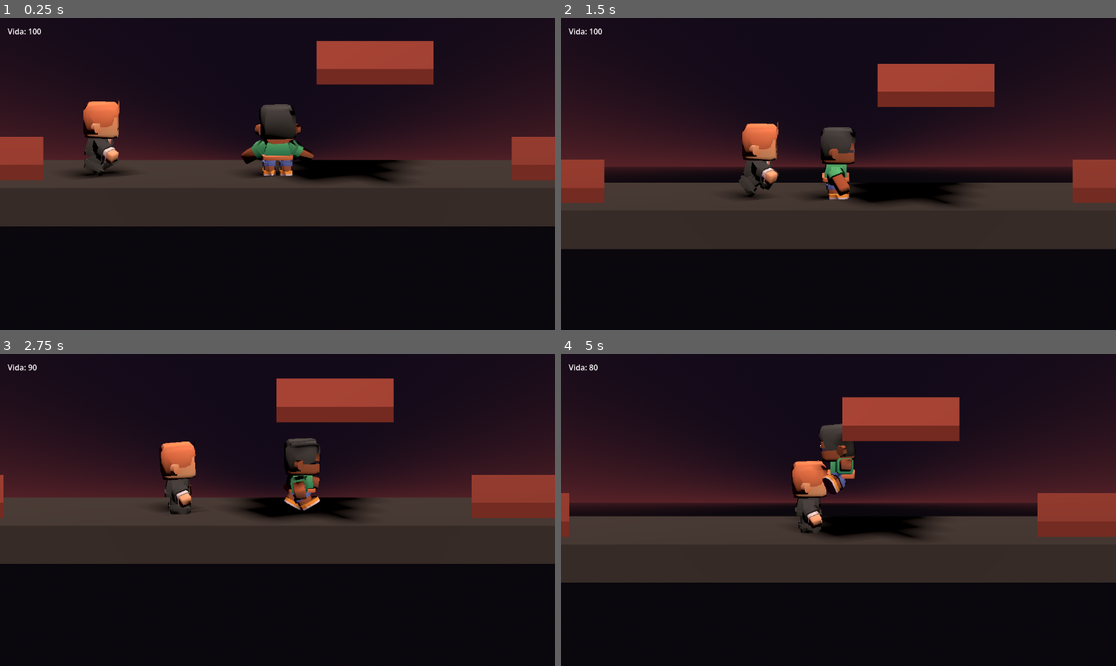
Above: before the commit, frames 1-4 (two rows, left to right).
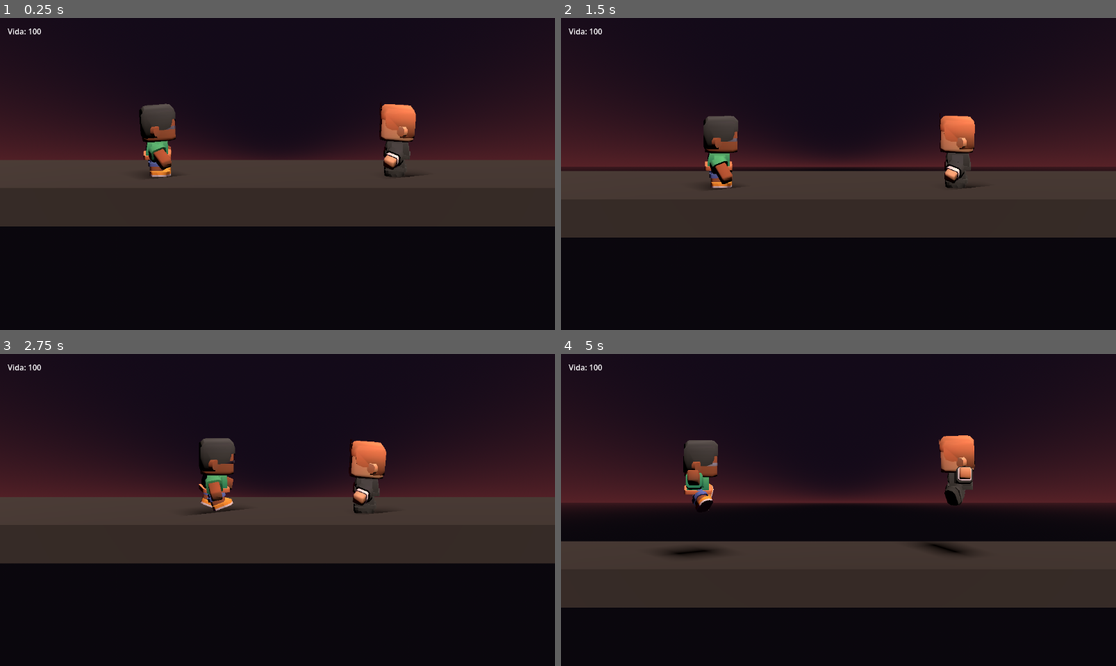
Above: after the commit, the same moments.

Repository: Sangope/DuelsSouls
Game: Godot game, scene res://main.tscn
Two runs of this game, one before a commit and one after it. Both use one fixed random seed, a clock stepped at 60 frames per second and the inputs below.
Inputs (mouse positions are in pixels of both pictures, inside the frame that each line leads up to):
- Up to frame 1 (0.25 s): no input
- Up to frame 2 (1.5 s): move the mouse to (960, 158) at 0.52 s; hold D (move_right) 0.53-1.28 s; hold C (pocion) 0.53-1.28 s; tap J (ataque) at 0.6 s; tap Space (saltar) at 0.77, 1.07 s; move the mouse to (727, 189) at 1.27 s; hold Down from 1.28 s (still down); tap C (pocion) at 1.35 s
- Up to frame 3 (2.75 s): tap Space (saltar) at 1.52, 1.82 s; tap Left (p2_move_left, bound only after the commit) at 1.55, 2.1 s; move the mouse to (333, 441) at 2.02 s; release Down at 2.03 s; hold D (move_right) from 2.03 s (still down); tap Right (p2_move_right, bound only after the commit) at 2.3 s
- Up to frame 4 (5 s): move the mouse to (810, 572) at 2.77 s; release D (move_right) at 2.78 s; hold W (move_up) 2.78-3.53 s; tap Right (p2_move_right, bound only after the commit) at 2.85 s; tap Space (saltar) at 3.02, 3.32, 3.77, 3.8, 4.07, 4.35, 4.52, 4.82 s; tap P (p2_pocion, bound only after the commit) at 3.05, 3.6 s; move the mouse to (1005, 556) at 3.52 s; hold A (move_left) from 3.53 s (still down); move the mouse to (672, 463) at 4.27 s; tap Up (p2_saltar, bound only after the commit) at 4.55 s

The runs differ from the first frame. In frame 1, 11% of the frame differs, in the area x 0-100%, y 7-53%; in frame 2, 17%; in frame 3, 11%; in frame 4, 23%, in the area x 0-100%, y 3-82%.

Commit message:
Completar puntos 1 y 2 del cronograma: base limpia y arena 1v1 con movimiento y limites

Diff:
--- a/camara_sigue.gd
+++ b/camara_sigue.gd
@@ -1,22 +1,64 @@
 extends Camera3D
 
-@export var objetivo: Node3D
+@export var objetivo: Node3D # Jugador 1
+@export var objetivo2: Node3D # Jugador 2
 @export var distancia = Vector3(0, 2.2, 12)
 @export var suavizado = 5.0
-@export var limite_min = Vector2(-2, -10) # x y z mínimas
-@export var limite_max = Vector2(2, 10) # x y z máximas
+@export var limite_min = Vector2(-5.5, -10) # x y z mínimas (evita enfocar fuera de las paredes)
+@export var limite_max = Vector2(5.5, 10) # x y z máximas
 
 
 func _ready():
 	top_level = true
-	# Se orienta UNA vez, mirando al objetivo.
-	look_at_from_position(objetivo.global_position + distancia,
-		objetivo.global_position)
+	_buscar_objetivos()
+	var foco = calcular_foco()
+	look_at_from_position(foco + distancia, foco)
+
+
+func _buscar_objetivos():
+	if objetivo == null or not is_instance_valid(objetivo):
+		var jugadores = get_tree().get_nodes_in_group("jugador")
+		if jugadores.size() > 0:
+			objetivo = jugadores[0]
+		else:
+			objetivo = get_parent().get_node_or_null("Personaje")
+	if objetivo2 == null or not is_instance_valid(objetivo2):
+		var rivales = get_tree().get_nodes_in_group("rival")
+		if rivales.size() > 0:
+			objetivo2 = rivales[0]
+		else:
+			var luchadores = get_tree().get_nodes_in_group("luchador")
+			for l in luchadores:
+				if l != objetivo:
+					objetivo2 = l
+					break
+		if objetivo2 == null:
+			objetivo2 = get_parent().get_node_or_null("Rival")
+
+
+func calcular_foco() -> Vector3:
+	var v1_valido = objetivo != null and is_instance_valid(objetivo)
+	var v2_valido = objetivo2 != null and is_instance_valid(objetivo2)
+
+	if v1_valido and v2_valido:
+		# Mitad exacta entre los dos luchadores
+		var p1 = objetivo.global_position
+		var p2 = objetivo2.global_position
+		return (p1 + p2) * 0.5
+	elif v1_valido:
+		return objetivo.global_position
+	elif v2_valido:
+		return objetivo2.global_position
+	return global_position - distancia
 
 
 func _physics_process(delta):
-	var foco = objetivo.global_position
-	foco.x = clamp(foco.x, limite_min.x, limite_max.x)
-	foco.z = clamp(foco.z, limite_min.y, limite_max.y)
+	if objetivo == null or objetivo2 == null or not is_instance_valid(objetivo) or not is_instance_valid(objetivo2):
+		_buscar_objetivos()
+
+	var foco = calcular_foco()
+	foco.x = clampf(foco.x, limite_min.x, limite_max.x)
+	foco.z = clampf(foco.z, limite_min.y, limite_max.y)
+
 	var destino = foco + distancia
 	global_position = global_position.lerp(destino, suavizado * delta)
--- a/main.tscn
+++ b/main.tscn
@@ -3,8 +3,8 @@
 [ext_resource type="Script" path="res://personaje.gd" id="1_pj"]
 [ext_resource type="PackedScene" path="res://personaje/character-male-a.glb" id="2_modelo"]
 [ext_resource type="Script" path="res://camara_sigue.gd" id="3_cam"]
+[ext_resource type="PackedScene" path="res://personaje/character-male-d.glb" id="4_modelo_rival"]
 [ext_resource type="Script" path="res://salud.gd" id="5_salud"]
-[ext_resource type="PackedScene" path="res://rival.tscn" id="4_rival"]
 [ext_resource type="Script" path="res://partida.gd" id="6_partida"]
 [ext_resource type="Script" path="res://pocion.gd" id="7_pocion"]
 [ext_resource type="Script" path="res://apuntar.gd" id="8_apuntar"]
@@ -35,14 +35,15 @@
 [sub_resource type="BoxShape3D" id="PisoForma"]
 size = Vector3(30, 1, 4)
 
-[sub_resource type="BoxMesh" id="PlatMalla"]
-size = Vector3(3, 0.4, 4)
+[sub_resource type="BoxMesh" id="ParedMalla"]
+size = Vector3(1, 8, 4)
 
-[sub_resource type="BoxShape3D" id="PlatForma"]
-size = Vector3(3, 0.4, 4)
+[sub_resource type="StandardMaterial3D" id="ParedMat"]
+albedo_color = Color(0.18, 0.16, 0.19, 1)
+roughness = 0.9
 
-[sub_resource type="StandardMaterial3D" id="PlatMat"]
-albedo_color = Color(0.52, 0.21, 0.19, 1)
+[sub_resource type="BoxShape3D" id="ParedForma"]
+size = Vector3(1, 8, 4)
 
 [sub_resource type="CapsuleShape3D" id="Capsula"]
 radius = 0.35
@@ -68,48 +69,44 @@
 [node name="CollisionShape3D" type="CollisionShape3D" parent="Suelo"]
 shape = SubResource("PisoForma")
 
-[node name="Plataformas" type="Node3D" parent="."]
+[node name="Paredes" type="Node3D" parent="."]
 
-[node name="Plataforma1" type="StaticBody3D" parent="Plataformas"]
-transform = Transform3D(1, 0, 0, 0, 1, 0, 0, 0, 1, 7.5, 0.4, 0)
+[node name="ParedIzquierda" type="StaticBody3D" parent="Paredes"]
+transform = Transform3D(1, 0, 0, 0, 1, 0, 0, 0, 1, -14.5, 3.5, 0)
 
-[node name="MeshInstance3D" type="MeshInstance3D" parent="Plataformas/Plataforma1"]
-mesh = SubResource("PlatMalla")
-surface_material_override/0 = SubResource("PlatMat")
+[node name="MeshInstance3D" type="MeshInstance3D" parent="Paredes/ParedIzquierda"]
+mesh = SubResource("ParedMalla")
+surface_material_override/0 = SubResource("ParedMat")
 
-[node name="CollisionShape3D" type="CollisionShape3D" parent="Plataformas/Plataforma1"]
-shape = SubResource("PlatForma")
+[node name="CollisionShape3D" type="CollisionShape3D" parent="Paredes/ParedIzquierda"]
+shape = SubResource("ParedForma")
 
-[node name="Plataforma2" type="StaticBody3D" parent="Plataformas"]
-transform = Transform3D(1, 0, 0, 0, 1, 0, 0, 0, 1, -7.5, 0.4, 0)
+[node name="ParedDerecha" type="StaticBody3D" parent="Paredes"]
+transform = Transform3D(1, 0, 0, 0, 1, 0, 0, 0, 1, 14.5, 3.5, 0)
 
-[node name="MeshInstance3D" type="MeshInstance3D" parent="Plataformas/Plataforma2"]
-mesh = SubResource("PlatMalla")
-surface_material_override/0 = SubResource("PlatMat")
+[node name="MeshInstance3D" type="MeshInstance3D" parent="Paredes/ParedDerecha"]
+mesh = SubResource("ParedMalla")
+surface_material_override/0 = SubResource("ParedMat")
 
-[node name="CollisionShape3D" type="CollisionShape3D" parent="Plataformas/Plataforma2"]
-shape = SubResource("PlatForma")
+[node name="CollisionShape3D" type="CollisionShape3D" parent="Paredes/ParedDerecha"]
+shape = SubResource("ParedForma")
 
-[node name="Plataforma3" type="StaticBody3D" parent="Plataformas"]
-transform = Transform3D(1, 0, 0, 0, 1, 0, 0, 0, 1, 2.5, 2.9, 0)
-
-[node name="MeshInstance3D" type="MeshInstance3D" parent="Plataformas/Plataforma3"]
-mesh = SubResource("PlatMalla")
-surface_material_override/0 = SubResource("PlatMat")
-
-[node name="CollisionShape3D" type="CollisionShape3D" parent="Plataformas/Plataforma3"]
-shape = SubResource("PlatForma")
-
-[node name="Camera3D" type="Camera3D" parent="." node_paths=PackedStringArray("objetivo")]
+[node name="Camera3D" type="Camera3D" parent="." node_paths=PackedStringArray("objetivo", "objetivo2")]
 transform = Transform3D(1, 0, 0, 0, 1, 0, 0, 0, 1, 0, 3, 12)
 projection = 1
 size = 8.0
 script = ExtResource("3_cam")
 objetivo = NodePath("../Personaje")
+objetivo2 = NodePath("../Rival")
+limite_min = Vector2(-5.5, -10)
+limite_max = Vector2(5.5, 10)
 
-[node name="Personaje" type="CharacterBody3D" parent="." groups=["jugador"]]
+[node name="Personaje" type="CharacterBody3D" parent="." node_paths=PackedStringArray("rival") groups=["jugador", "luchador"]]
+transform = Transform3D(1, 0, 0, 0, 1, 0, 0, 0, 1, -3, 0, 0)
 axis_lock_linear_z = true
 script = ExtResource("1_pj")
+jugador_id = 1
+rival = NodePath("../Rival")
 
 [node name="CollisionShape3D" type="CollisionShape3D" parent="Personaje"]
 transform = Transform3D(1, 0, 0, 0, 1, 0, 0, 0, 1, 0, 0.875, 0)
@@ -127,8 +124,26 @@
 [node name="Apuntar" type="Node" parent="Personaje"]
 script = ExtResource("8_apuntar")
 
-[node name="Rival" parent="." instance=ExtResource("4_rival")]
-transform = Transform3D(1, 0, 0, 0, 1, 0, 0, 0, 1, -5, 0, 0)
+[node name="Rival" type="CharacterBody3D" parent="." node_paths=PackedStringArray("rival") groups=["luchador", "rival"]]
+transform = Transform3D(1, 0, 0, 0, 1, 0, 0, 0, 1, 3, 0, 0)
+axis_lock_linear_z = true
+script = ExtResource("1_pj")
+jugador_id = 2
+rival = NodePath("../Personaje")
+
+[node name="CollisionShape3D" type="CollisionShape3D" parent="Rival"]
+transform = Transform3D(1, 0, 0, 0, 1, 0, 0, 0, 1, 0, 0.875, 0)
+shape = SubResource("Capsula")
+
+[node name="Modelo" parent="Rival" instance=ExtResource("4_modelo_rival")]
+transform = Transform3D(-2.6, 0, 0, 0, 2.6, 0, 0, 0, -2.6, 0, 0, 0)
+
+[node name="Salud" type="Node" parent="Rival"]
+script = ExtResource("5_salud")
+
+[node name="Pocion" type="Node" parent="Rival"]
+script = ExtResource("7_pocion")
+tecla = "p2_pocion"
 
 [node name="Partida" type="Node" parent="."]
 script = ExtResource("6_partida")
--- a/personaje.gd
+++ b/personaje.gd
@@ -3,43 +3,124 @@
 enum Estado { QUIETO, CAMINAR, AIRE, CURANDO }
 const RAPIDEZ_MAX = [0.0, 3.5, 3.5, 0.0] # rapidez máxima en m/s, en el orden del enum
 
-@export var speed = 3.5
-@export var tiempo_arranque = 0.2
-@export var gravedad = 28.0
-@export var altura_salto = 1.4
-@onready var anim = $Modelo/AnimationPlayer
+@export_group("Luchador")
+@export var jugador_id: int = 1
+@export var speed_frente: float = 3.5
+@export var speed_atras: float = 2.4
+@export var tiempo_arranque: float = 0.2
+@export var gravedad: float = 28.0
+@export var altura_salto: float = 1.4
+@export var limite_x_min: float = -13.5
+@export var limite_x_max: float = 13.5
+@export var rival: Node3D
+
+@export_group("Controles")
+@export var accion_izquierda: String = ""
+@export var accion_derecha: String = ""
+@export var accion_saltar: String = ""
+@export var accion_pocion: String = ""
+
+@onready var anim: AnimationPlayer = $Modelo/AnimationPlayer
 
 # Enchufes: otros scripts (las acciones del juego) cambian estas tres variables.
-var multiplicador = 1.0     # 1 = rapidez normal, 0.5 = la mitad, 0 = quieto
-var empuje = Vector3.ZERO   # velocidad extra en m/s (dash, retroceso)
-var accion = ""             # animación de la acción; "" = ninguna
-var avance = 0.0            # la parte de la velocidad que dan las teclas
-var estado = Estado.QUIETO
-var rapidez_max = 0.0
+var multiplicador: float = 1.0     # 1 = rapidez normal, 0.5 = la mitad, 0 = quieto
+var empuje: Vector3 = Vector3.ZERO   # velocidad extra en m/s (dash, retroceso)
+var accion: String = ""             # animación de la acción; "" = ninguna
+var avance: float = 0.0            # la parte de la velocidad que dan las teclas
+var estado: Estado = Estado.QUIETO
+var rapidez_max: float = 0.0
+
+# Propiedad para interoperabilidad con partida.gd y sistemas de combate
+var vida: int:
+	get:
+		var s = get_node_or_null("Salud")
+		if s != null and "vida" in s:
+			return s.vida
+		return 100
+
+
+func _ready():
+	_configurar_controles()
+	_buscar_rival()
+	global_position.z = 0.0
+
+
+func _configurar_controles():
+	if accion_izquierda == "":
+		accion_izquierda = "p1_move_left" if jugador_id == 1 else "p2_move_left"
+	if accion_derecha == "":
+		accion_derecha = "p1_move_right" if jugador_id == 1 else "p2_move_right"
+	if accion_saltar == "":
+		accion_saltar = "p1_saltar" if jugador_id == 1 else "p2_saltar"
+	if accion_pocion == "":
+		accion_pocion = "p1_pocion" if jugador_id == 1 else "p2_pocion"
+
+	# Fallbacks por compatibilidad con acciones genéricas
+	if not InputMap.has_action(accion_izquierda):
+		accion_izquierda = "move_left"
+	if not InputMap.has_action(accion_derecha):
+		accion_derecha = "move_right"
+	if not InputMap.has_action(accion_saltar):
+		accion_saltar = "saltar"
+	if not InputMap.has_action(accion_pocion):
+		accion_pocion = "pocion"
+
+
+func _buscar_rival():
+	if rival != null and is_instance_valid(rival):
+		return
+	for nodo in get_tree().get_nodes_in_group("luchador"):
+		if nodo != self:
+			rival = nodo
+			return
+	if jugador_id == 1:
+		rival = get_parent().get_node_or_null("Rival")
+	else:
+		rival = get_parent().get_node_or_null("Personaje")
 
 
 func _physics_process(delta):
+	if rival == null or not is_instance_valid(rival):
+		_buscar_rival()
+
 	if not is_on_floor():
 		velocity.y -= gravedad * delta
-	elif Input.is_action_just_pressed("saltar"):
+	elif Input.is_action_just_pressed(accion_saltar):
 		velocity.y = sqrt(2 * gravedad * altura_salto)
 
-	var lado = Input.get_axis("move_left", "move_right")
-	var curando = is_on_floor() and Input.is_action_pressed("pocion")
-	var tope = 0.0 if curando else speed
-	var paso = speed / tiempo_arranque * delta
+	var lado = Input.get_axis(accion_izquierda, accion_derecha)
+	var curando = is_on_floor() and Input.is_action_pressed(accion_pocion)
+
+	# Orientación: mirar SIEMPRE al contrincante (no depende de la tecla)
+	var hacia_rival_x = 1.0
+	if rival != null and is_instance_valid(rival):
+		hacia_rival_x = 1.0 if rival.global_position.x >= global_position.x else -1.0
+
+	rotation.y = -PI / 2 if hacia_rival_x > 0 else PI / 2
+
+	# Velocidad diferenciada: hacia el frente (3.5 m/s) o hacia atrás (2.4 m/s) sin darle la espalda
+	var vel_tope = speed_frente
+	if lado != 0:
+		var se_mueve_al_frente = (sign(lado) == hacia_rival_x)
+		vel_tope = speed_frente if se_mueve_al_frente else speed_atras
+
+	var tope = 0.0 if curando else vel_tope
+	var paso = vel_tope / tiempo_arranque * delta
 	avance = move_toward(avance, lado * tope * multiplicador, paso)
 	velocity.x = avance + empuje.x
-
-	if lado != 0 and not curando:
-		rotation.y = -PI / 2 * sign(lado)   # mira hacia +X o hacia -X
+	velocity.z = 0.0
 
 	move_and_slide()
+
+	# Limitar la posición X por código (clamp) por seguridad y asegurar Z = 0
+	global_position.x = clampf(global_position.x, limite_x_min, limite_x_max)
+	global_position.z = 0.0
+
 	var antes = estado
 	estado = elegir_estado()
 	rapidez_max = RAPIDEZ_MAX[estado]
 	if estado != antes:
-		print("estado ", Estado.keys()[estado], " · rapidez_max ", rapidez_max, " m/s")
+		print(name, ": estado ", Estado.keys()[estado], " · rapidez_max ", rapidez_max, " m/s")
 	animar()
 	_prueba()
 
@@ -47,7 +128,7 @@
 func elegir_estado():
 	if not is_on_floor():
 		return Estado.AIRE
-	if Input.is_action_pressed("pocion"):
+	if Input.is_action_pressed(accion_pocion):
 		return Estado.CURANDO
 	var rapidez = absf(velocity.x)
 	if rapidez < 0.1:
@@ -63,18 +144,29 @@
 		Estado.QUIETO:
 			anim.play("idle")
 		Estado.CAMINAR:
-			anim.play("walk")
+			var hacia_rival_x = 1.0
+			if rival != null and is_instance_valid(rival):
+				hacia_rival_x = 1.0 if rival.global_position.x >= global_position.x else -1.0
+			var retrocediendo = (sign(velocity.x) != 0 and sign(velocity.x) != hacia_rival_x)
+			if retrocediendo:
+				anim.play("walk", -1, -0.8)
+			else:
+				anim.play("walk", -1, 1.0)
 		Estado.AIRE:
 			anim.play("jump" if velocity.y > 0 else "fall")
 		Estado.CURANDO:
 			anim.play("pick-up")
 
 
+func recibir_golpe(danio):
+	var salud = get_node_or_null("Salud")
+	if salud != null and salud.has_method("recibir_golpe"):
+		salud.recibir_golpe(danio)
+
+
 # ---------------------------------------------------------------------------
-# PRUEBAS AUTOMÁTICAS. No hace falta entender esta parte: en el Inspector del
-# Personaje elijan "Prueba" (y, si la prueba usa una acción, escriban su nombre
-# en "Accion Prueba"). Con F5 el personaje se mueve solo y escribe los números
-# en el panel Output. La última línea de _physics_process() es _prueba().
+# PRUEBAS AUTOMÁTICAS. En el Inspector del Personaje la opción "Prueba" queda
+# en "Ninguna" (0) según el cronograma.
 # ---------------------------------------------------------------------------
 @export_enum("Ninguna", "Avanzar 60 cuadros", "Avanzar 60 y soltar", "Avanzar y la acción desde el cuadro 30", "Mantener la acción 2 s", "Avanzar con la acción 60 cuadros", "Diagonal W+D 60 cuadros") var prueba = 0
 @export var accion_prueba = ""
@@ -88,7 +180,7 @@
 	if prueba == 0 or _termino:
 		return
 	_cuadro += 1
-	var avanzar = "move_right"
+	var avanzar = accion_derecha if accion_derecha != "" else "move_right"
 	var lado = "move_up"
 	if _cuadro == 1:
 		if prueba <= 3 or prueba == 5:
@@ -140,7 +232,6 @@
 	return t
 
 
-# Escribe el cuadro exacto en el que cambia cualquier variable "estado".
 var _antes = {}
 
 
--- a/project.godot
+++ b/project.godot
@@ -11,6 +11,60 @@
 
 [input]
 
+p1_move_left={
+"deadzone": 0.2,
+"events": [Object(InputEventKey,"resource_local_to_scene":false,"resource_name":"","device":-1,"window_id":0,"alt_pressed":false,"shift_pressed":false,"ctrl_pressed":false,"meta_pressed":false,"pressed":false,"keycode":0,"physical_keycode":65,"key_label":0,"unicode":97,"location":0,"echo":false,"script":null)
+]
+}
+p1_move_right={
+"deadzone": 0.2,
+"events": [Object(InputEventKey,"resource_local_to_scene":false,"resource_name":"","device":-1,"window_id":0,"alt_pressed":false,"shift_pressed":false,"ctrl_pressed":false,"meta_pressed":false,"pressed":false,"keycode":0,"physical_keycode":68,"key_label":0,"unicode":100,"location":0,"echo":false,"script":null)
+]
+}
+p1_saltar={
+"deadzone": 0.2,
+"events": [Object(InputEventKey,"resource_local_to_scene":false,"resource_name":"","device":-1,"window_id":0,"alt_pressed":false,"shift_pressed":false,"ctrl_pressed":false,"meta_pressed":false,"pressed":false,"keycode":0,"physical_keycode":32,"key_label":0,"unicode":32,"location":0,"echo":false,"script":null)
+, Object(InputEventKey,"resource_local_to_scene":false,"resource_name":"","device":-1,"window_id":0,"alt_pressed":false,"shift_pressed":false,"ctrl_pressed":false,"meta_pressed":false,"pressed":false,"keycode":0,"physical_keycode":87,"key_label":0,"unicode":119,"location":0,"echo":false,"script":null)
+]
+}
+p1_pocion={
+"deadzone": 0.2,
+"events": [Object(InputEventKey,"resource_local_to_scene":false,"resource_name":"","device":-1,"window_id":0,"alt_pressed":false,"shift_pressed":false,"ctrl_pressed":false,"meta_pressed":false,"pressed":false,"keycode":0,"physical_keycode":67,"key_label":0,"unicode":99,"location":0,"echo":false,"script":null)
+]
+}
+p1_ataque={
+"deadzone": 0.2,
+"events": [Object(InputEventKey,"resource_local_to_scene":false,"resource_name":"","device":-1,"window_id":0,"alt_pressed":false,"shift_pressed":false,"ctrl_pressed":false,"meta_pressed":false,"pressed":false,"keycode":0,"physical_keycode":74,"key_label":0,"unicode":106,"location":0,"echo":false,"script":null)
+, Object(InputEventKey,"resource_local_to_scene":false,"resource_name":"","device":-1,"window_id":0,"alt_pressed":false,"shift_pressed":false,"ctrl_pressed":false,"meta_pressed":false,"pressed":false,"keycode":0,"physical_keycode":90,"key_label":0,"unicode":122,"location":0,"echo":false,"script":null)
+]
+}
+p2_move_left={
+"deadzone": 0.2,
+"events": [Object(InputEventKey,"resource_local_to_scene":false,"resource_name":"","device":-1,"window_id":0,"alt_pressed":false,"shift_pressed":false,"ctrl_pressed":false,"meta_pressed":false,"pressed":false,"keycode":0,"physical_keycode":4194319,"key_label":0,"unicode":0,"location":0,"echo":false,"script":null)
+]
+}
+p2_move_right={
+"deadzone": 0.2,
+"events": [Object(InputEventKey,"resource_local_to_scene":false,"resource_name":"","device":-1,"window_id":0,"alt_pressed":false,"shift_pressed":false,"ctrl_pressed":false,"meta_pressed":false,"pressed":false,"keycode":0,"physical_keycode":4194321,"key_label":0,"unicode":0,"location":0,"echo":false,"script":null)
+]
+}
+p2_saltar={
+"deadzone": 0.2,
+"events": [Object(InputEventKey,"resource_local_to_scene":false,"resource_name":"","device":-1,"window_id":0,"alt_pressed":false,"shift_pressed":false,"ctrl_pressed":false,"meta_pressed":false,"pressed":false,"keycode":0,"physical_keycode":4194320,"key_label":0,"unicode":0,"location":0,"echo":false,"script":null)
+]
+}
+p2_pocion={
+"deadzone": 0.2,
+"events": [Object(InputEventKey,"resource_local_to_scene":false,"resource_name":"","device":-1,"window_id":0,"alt_pressed":false,"shift_pressed":false,"ctrl_pressed":false,"meta_pressed":false,"pressed":false,"keycode":0,"physical_keycode":80,"key_label":0,"unicode":112,"location":0,"echo":false,"script":null)
+, Object(InputEventKey,"resource_local_to_scene":false,"resource_name":"","device":-1,"window_id":0,"alt_pressed":false,"shift_pressed":false,"ctrl_pressed":false,"meta_pressed":false,"pressed":false,"keycode":0,"physical_keycode":4194441,"key_label":0,"unicode":0,"location":0,"echo":false,"script":null)
+]
+}
+p2_ataque={
+"deadzone": 0.2,
+"events": [Object(InputEventKey,"resource_local_to_scene":false,"resource_name":"","device":-1,"window_id":0,"alt_pressed":false,"shift_pressed":false,"ctrl_pressed":false,"meta_pressed":false,"pressed":false,"keycode":0,"physical_keycode":79,"key_label":0,"unicode":111,"location":0,"echo":false,"script":null)
+, Object(InputEventKey,"resource_local_to_scene":false,"resource_name":"","device":-1,"window_id":0,"alt_pressed":false,"shift_pressed":false,"ctrl_pressed":false,"meta_pressed":false,"pressed":false,"keycode":0,"physical_keycode":4194442,"key_label":0,"unicode":0,"location":0,"echo":false,"script":null)
+]
+}
 move_left={
 "deadzone": 0.2,
 "events": [Object(InputEventKey,"resource_local_to_scene":false,"resource_name":"","device":-1,"window_id":0,"alt_press …(191 unchanged characters)…
Not shown, changed: LEEME.txt
